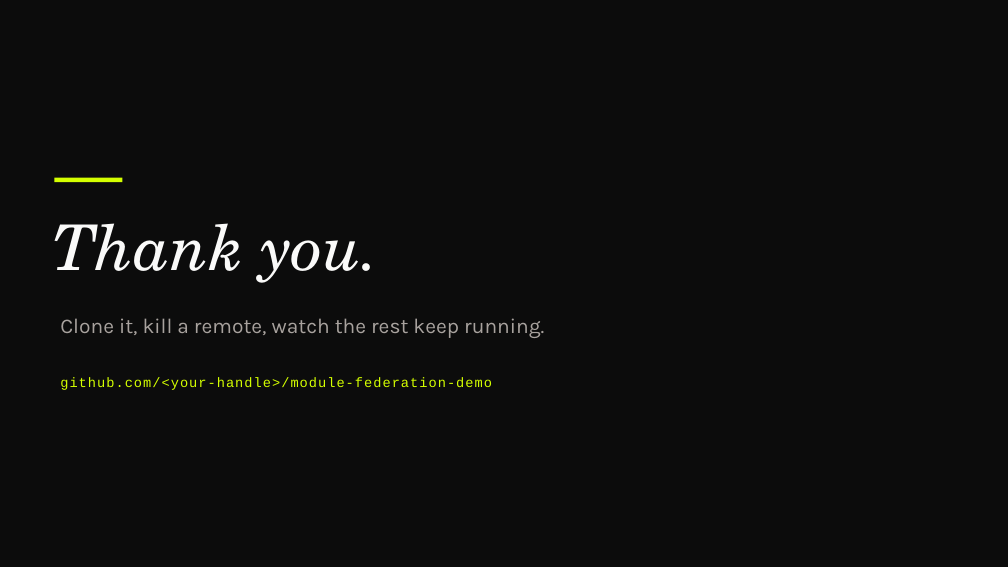
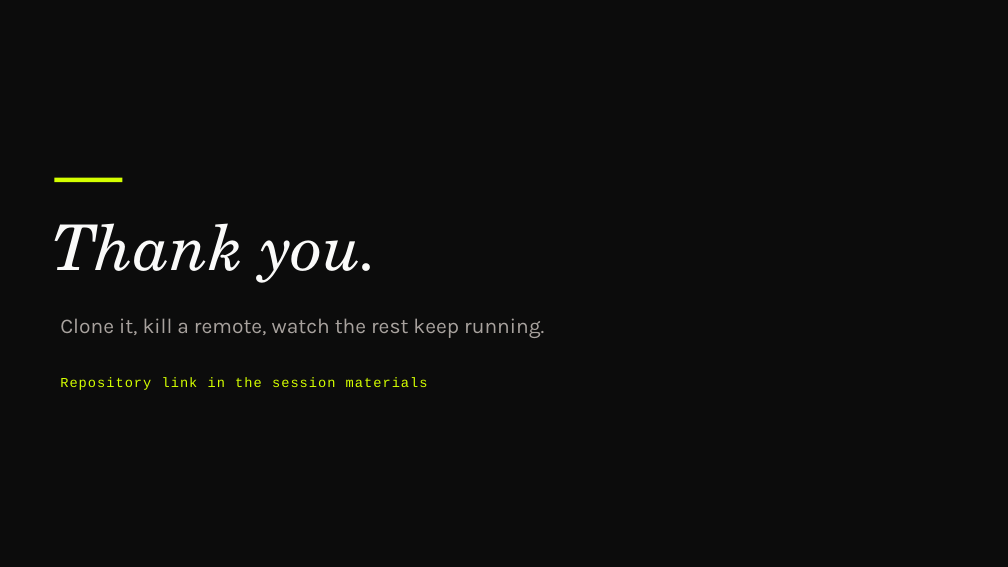
Before and after one commit to devlinduldulao/module-federation-demo, a slide deck: slide 19 of presentation/SLIDES.pptx. Drawn at 1008x567 pixels with LibreOffice and Linux fonts; fonts in the diff are those of the drawing. Boxes give left, top, right and bottom in pixels: in the first picture for what was removed or moved away, otherwise in the second. Text is boxed around its words. In the diff, an @@ line names an element or a change of style, - is before the commit and + after.

```diff
--- a/presentation/SLIDES.pptx
+++ b/presentation/SLIDES.pptx
@@ text at (60,377,428,390): text changed @@
-github.com/<your-handle>/module-federation-demo
+Repository link in the session materials
```
Also in this commit, not shown: 15 other slides changed, 7 other files.
